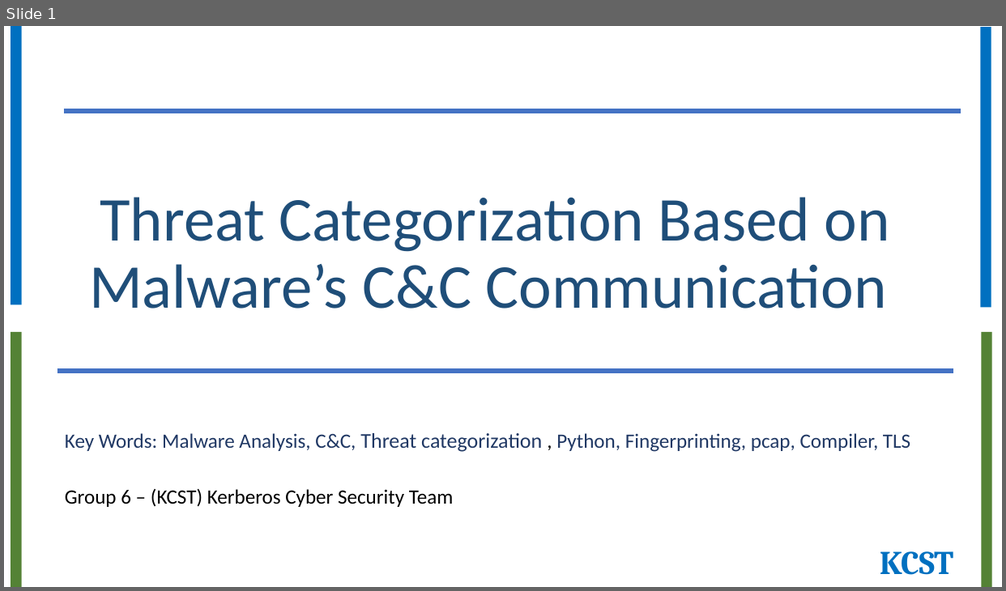
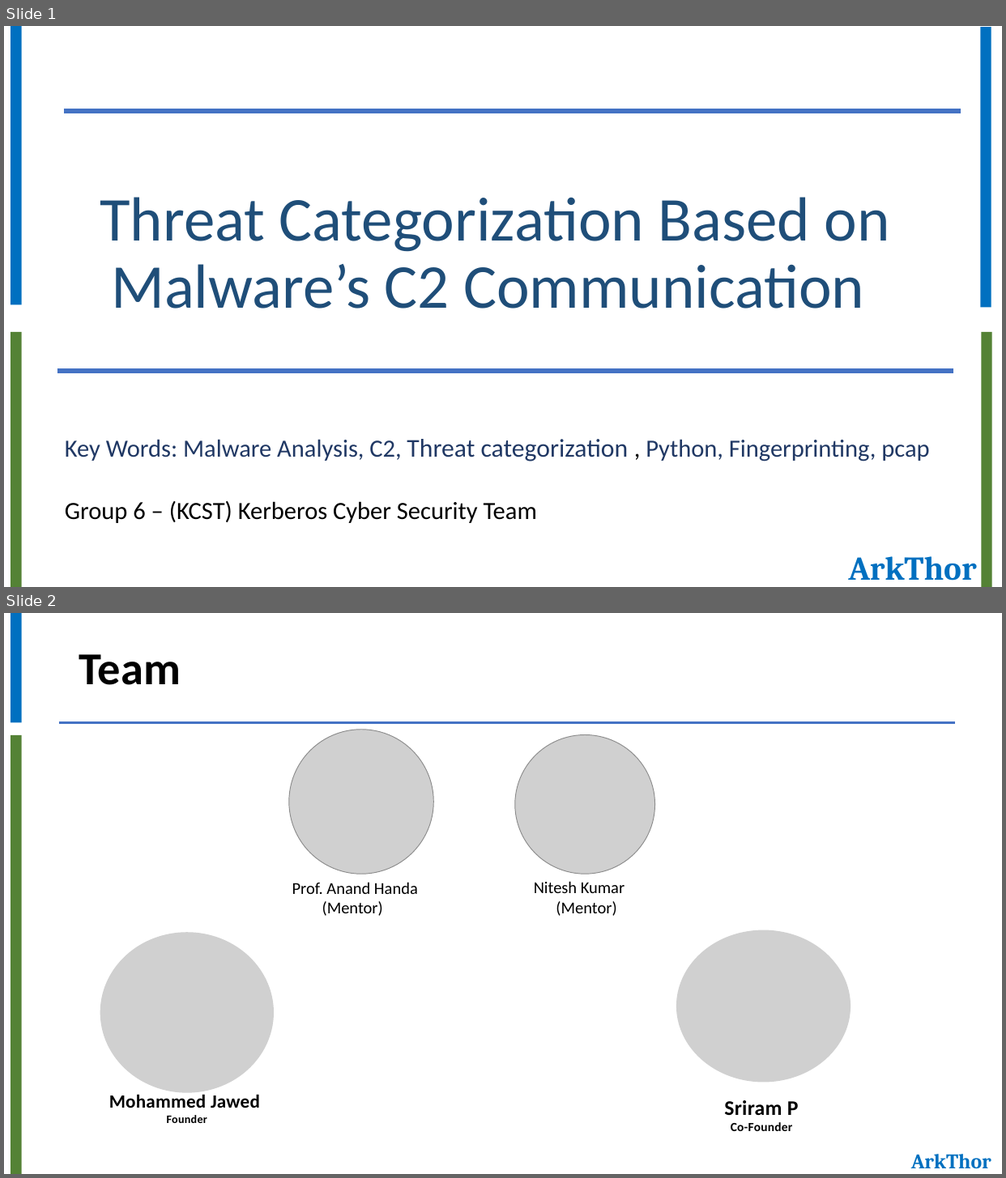
Before and after one commit to JawedCIA/ArkThor, a slide deck: Presentation/CSCD-Cohort6-Group6-KCST.pptx. Shown one above the other, each under a label of ours: slide 1 before the commit, slides 1 and 2 after it. The pictures are 1006x591 and 1006x1178 pixels, drawn with LibreOffice and Linux fonts; fonts in the diff are those of the drawing; grey boxes stand for pictures. Boxes give left, top, right and bottom in pixels: in the first picture for what was removed or moved away, otherwise in the second. Text is boxed around its words. In the diff, an @@ line names an element or a change of style, - is before the commit and + after.

```diff
--- a/Presentation/CSCD-Cohort6-Group6-KCST.pptx
+++ b/Presentation/CSCD-Cohort6-Group6-KCST.pptx
@@ slide 2 added at [4, 613, 1002, 1174], background #FFFFFF @@
@@ rectangle added at [10, 613, 21, 723], fill #0070C0 @@
@@ title added at [79, 654, 181, 685], 44 pt, text #000000, bold @@
+Team
@@ line added from (58, 723) to (956, 723), #4472C4 3 pt @@
@@ picture added at [289, 730, 434, 875] @@
@@ rectangle added at [10, 735, 21, 1174], fill #548235 @@
@@ picture added at [515, 735, 655, 875] @@
@@ text added at [292, 882, 418, 916], 16 pt, text #000000 @@
+Prof. Anand Handa
+(Mentor)
@@ text added at [534, 881, 624, 916], 16 pt, text #000000 @@
+Nitesh Kumar
+(Mentor)
@@ group added at [100, 931, 850, 1131]: 2 pictures, 2 texts @@
+Sriram P
+Co-Founder
+Mohammed Jawed
+Founder
@@ text added at [911, 1154, 991, 1169], 20 pt, text #0070C0, bold @@
+ArkThor
@@ slide 1 changed as well @@
@@ title at [100, 197, 890, 309]: text changed @@
-Threat Categorization Based on Malware’s C&C Communication
+Threat Categorization Based on Malware’s C2 Communication
@@ subtitle at [65, 439, 929, 462]: text changed; size 19.6 to 23.8 pt @@
-Key Words: Malware Analysis, C&C, Threat categorization , Python, Fingerprinting, pcap, Compiler, TLS
+Key Words: Malware Analysis, C2, Threat categorization , Python, Fingerprinting, pcap
@@ subtitle at [65, 501, 537, 523]: size 19.6 to 23.8 pt in "Group 6 – (KCST) Kerberos Cyber Security ..." @@
@@ text at [848, 557, 976, 581]: text changed @@
-KCST
+ArkThor
```
Also in this commit, not shown: 3 other slides changed, 17 other slides added, 4 slides removed, 17 other files.
